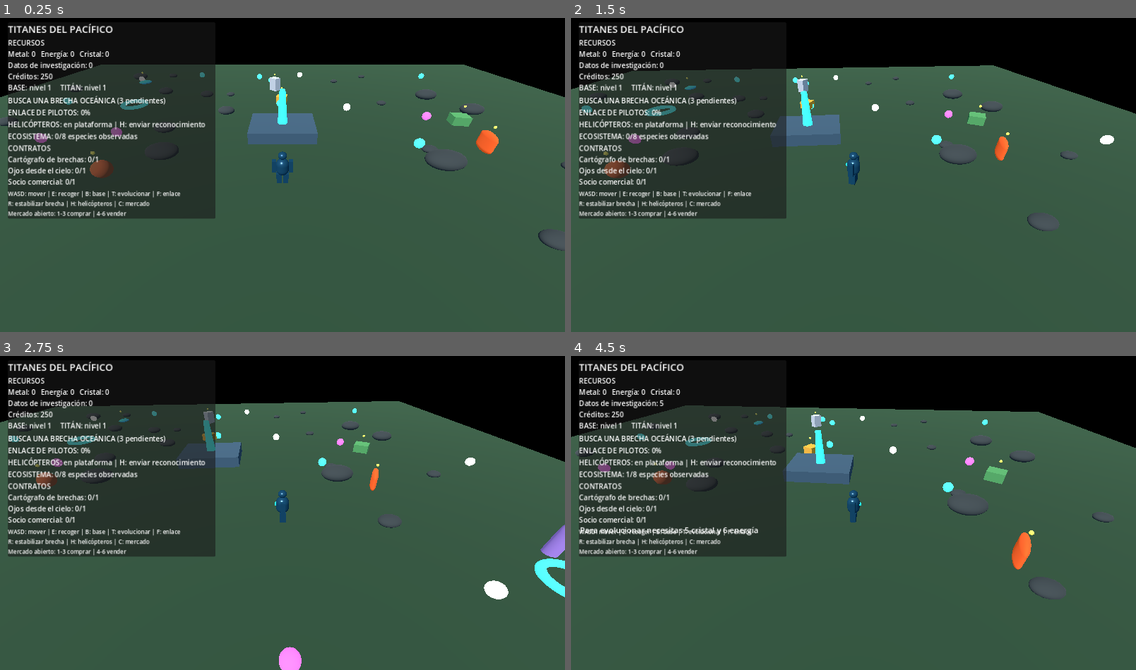
Above: before the commit, frames 1-4 (two rows, left to right).
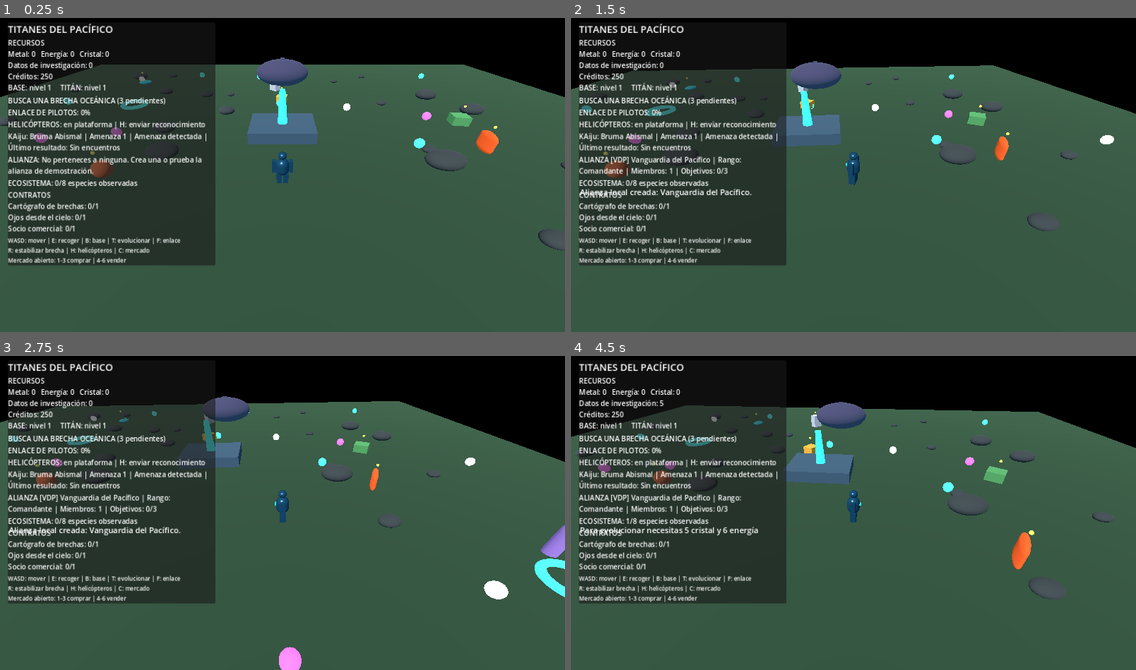
Above: after the commit, the same moments.

Repository: edwjacpinros2012-dev/Titanes-del-Pac-fico-
Game: Godot game, scene res://scenes/main.tscn
Two runs of this game, one before a commit and one after it. Both use one fixed random seed, a clock stepped at 60 frames per second and the inputs below.
Inputs:
- Up to frame 1 (0.25 s): no input
- Up to frame 2 (1.5 s): hold D (move_right) 0.53-1.28 s; hold P (alliance_create, bound only after the commit) 0.53-1.28 s; tap K (alliance_join, bound only after the commit) at 0.8, 1.35 s; hold S (move_back) from 1.28 s (still down)
- Up to frame 3 (2.75 s): tap J (kaiju_engage, bound only after the commit) at 1.55 s; release S (move_back) at 2.03 s; hold D (move_right) from 2.03 s (still down); hold J (kaiju_engage, bound only after the commit) from 2.03 s (still down); tap G (kaiju_retreat, bound only after the commit) at 2.3 s
- Up to frame 4 (4.5 s): release D (move_right) at 2.78 s; release J (kaiju_engage, bound only after the commit) at 2.78 s; hold W (move_forward) 2.78-3.53 s; tap G (kaiju_retreat, bound only after the commit) at 2.85 s; tap P (alliance_create, bound only after the commit) at 3.05 s; hold E (collect) 3.53-4.28 s; hold A (move_left) from 3.53 s (still down); tap K (alliance_join, bound only after the commit) at 3.8 s; tap F5 (save_profile, bound only after the commit) at 4.15 s; tap T (evolve_titan) at 4.35 s

The runs differ from the first frame. In frame 1, 8.6% of the frame differs, in the area x 1-55%, y 12-79%; in frame 2, 8.8%, in the area x 1-48%, y 13-79%; in frame 3, 8.6%; in frame 4, 8.6%.
Error after the commit: Invalid call. Nonexistent function 'load_profile' in base 'Node (SaveManager)'. (res://scripts/main.gd:545)

Commit message:
Connect Kaiju battles, campaign progression, alliances and local profile saving

Diff:
--- a/scripts/main.gd
+++ b/scripts/main.gd
@@ -15,6 +15,11 @@
 var contract_manager: ContractManager
 var helicopter_manager: HelicopterScoutManager
 var creature_manager: CreatureEcosystemManager
+var kaiju_war: KaijuWarManager
+var campaign: CampaignManager
+var alliance_manager: AllianceManager
+var kaiju_label: Label
+var alliance_label: Label
 var contracts_label: Label
 var helicopter_label: Label
 var creature_label: Label
@@ -33,6 +38,7 @@
 	_create_player()
 	_create_gameplay_systems()
 	_create_hud()
+	_load_local_profile()
 	_spawn_resources()
 	_update_hud()
 
@@ -57,6 +63,10 @@
 		creature_label.text = creature_manager.get_status_text()
 	if market_label and market_open and trade_manager:
 		market_label.text = trade_manager.get_market_text()
+	if kaiju_label and kaiju_war:
+		kaiju_label.text = kaiju_war.get_status_text()
+	if alliance_label and alliance_manager:
+		alliance_label.text = alliance_manager.get_summary()
 
 func _physics_process(_delta: float) -> void:
 	# El movimiento ahora pertenece al controlador del Titán Alfa.
@@ -74,6 +84,18 @@
 		if market_label:
 			market_label.visible = market_open
 		_show_status("Canal comercial abierto." if market_open else "Canal comercial cerrado.")
+	if event.is_action_pressed("kaiju_engage") and kaiju_war:
+		kaiju_war.resolve_battle("engage")
+	if event.is_action_pressed("kaiju_retreat") and kaiju_war:
+		kaiju_war.resolve_battle("retreat")
+	if event.is_action_pressed("alliance_join") and alliance_manager:
+		if alliance_manager.join_demo_alliance():
+			_show_status("Te has unido a Guardianes del Abismo. Alianza de demostración local.")
+	if event.is_action_pressed("alliance_create") and alliance_manager:
+		if alliance_manager.create_alliance("Vanguardia del Pacífico", "VDP"):
+			_show_status("Alianza local creada: Vanguardia del Pacífico.")
+	if event.is_action_pressed("save_profile"):
+		_save_local_profile()
 	if event.is_action_pressed("scout_helicopters"):
 		if helicopter_manager and player:
 			if helicopter_manager.dispatch_scout(player.global_position):
@@ -99,6 +121,11 @@
 	_add_key("stabilize_rift", KEY_R)
 	_add_key("market_toggle", KEY_C)
 	_add_key("scout_helicopters", KEY_H)
+	_add_key("kaiju_engage", KEY_J)
+	_add_key("kaiju_retreat", KEY_G)
+	_add_key("alliance_join", KEY_K)
+	_add_key("alliance_create", KEY_P)
+	_add_key("save_profile", KEY_F5)
 	_add_key("market_buy_metal", KEY_1)
 	_add_key("market_buy_energy", KEY_2)
 	_add_key("market_buy_crystal", KEY_3)
@@ -201,7 +228,26 @@
 	creature_manager.set_player_target(player)
 	creature_manager.creature_observed.connect(_on_creature_observed)
 
+	kaiju_war = KaijuWarManager.new()
+	kaiju_war.name = "KaijuWarManager"
+	add_child(kaiju_war)
+	kaiju_war.set_player_target(player)
+	kaiju_war.battle_resolved.connect(_on_kaiju_battle_resolved)
+
+	campaign = CampaignManager.new()
+	campaign.name = "CampaignManager"
+	add_child(campaign)
+	campaign.chapter_changed.connect(_on_campaign_chapter_changed)
+
+	alliance_manager = AllianceManager.new()
+	alliance_manager.name = "AllianceManager"
+	add_child(alliance_manager)
+	alliance_manager.alliance_changed.connect(_on_alliance_changed)
+	alliance_manager.message_added.connect(_on_alliance_message)
+
 func _on_creature_observed(display_name: String, research_reward: int) -> void:
+	if alliance_manager:
+		alliance_manager.register_objective("research")
 	research_data += research_reward
 	_update_hud()
 	_show_status("Nueva especie registrada: " + display_name + " | +" + str(research_reward) + " datos de investigación.")
@@ -227,6 +273,8 @@
 			resources[resource_id] = int(resources.get(resource_id, 0)) + int(reward[resource_id])
 	var discovered := creature_manager.reveal_nearby(scan_center, 30.0) if creature_manager else 0
 	contract_manager.register_action("scout")
+	if alliance_manager:
+		alliance_manager.register_objective("scout")
 	_update_hud()
 	_show_status("Reconocimiento completado: %d especies detectadas y materiales recuperados." % discovered)
 
@@ -239,6 +287,10 @@
 		else:
 			resources[reward_id] = int(resources.get(reward_id, 0)) + int(reward[reward_id])
 	_update_hud()
+	if campaign:
+		campaign.add_experience(2)
+		if kaiju_war:
+			kaiju_war.set_progression(campaign.player_level, campaign.jaeger_generation)
 	_show_status("Contrato completado: " + title + " | recompensa recibida.")
 
 func _on_trade_completed(_good_id: String, _direction: String, _quantity: int) -> void:
@@ -387,6 +439,12 @@
 	column.add_child(sync_label)
 	helicopter_label = Label.new()
 	column.add_child(helicopter_label)
+	kaiju_label = Label.new()
+	kaiju_label.autowrap_mode = TextServer.AUTOWRAP_WORD_SMART
+	column.add_child(kaiju_label)
+	alliance_label = Label.new()
+	alliance_label.autowrap_mode = TextServer.AUTOWRAP_WORD_SMART
+	column.add_child(alliance_label)
 	creature_label = Label.new()
 	column.add_child(creature_label)
 	contracts_label = Label.new()
@@ -422,3 +480,89 @@
 		material.emission = color
 		material.emission_energy_multiplier = 1.5
 	return material
+
+func _on_kaiju_battle_resolved(outcome: String, rewards: Dictionary, consequences: Dictionary) -> void:
+	for key in rewards.keys():
+		if key == "credits":
+			trade_manager.add_credits(int(rewards[key]))
+		elif key == "research_data":
+			research_data += int(rewards[key])
+		else:
+			resources[key] = int(resources.get(key, 0)) + int(rewards[key])
+	var repair_cost := int(consequences.get("repair", 0))
+	var supply_loss := int(consequences.get("supply_loss", 0))
+	if repair_cost > 0:
+		resources["metal"] = maxi(0, int(resources["metal"]) - repair_cost)
+	if supply_loss > 0:
+		resources["energia"] = maxi(0, int(resources["energia"]) - supply_loss)
+	if outcome == "victory":
+		if campaign:
+			campaign.add_experience(3)
+		if alliance_manager:
+			alliance_manager.register_objective("defense")
+		_show_status("¡VICTORIA! Kaiju repelido. Recompensas añadidas.")
+	elif outcome == "partial_success":
+		if campaign:
+			campaign.add_experience(1)
+		_show_status("ÉXITO PARCIAL. El Kaiju se retira, pero tu Jaeger necesita reparación.")
+	elif outcome == "retreat":
+		_show_status("RETIRADA TÁCTICA. Conservas tu progreso; el sector sigue bajo amenaza.")
+	else:
+		_show_status("DERROTA. El Kaiju sigue activo. Has perdido suministros y debes reparar el Jaeger.")
+	if campaign and kaiju_war:
+		kaiju_war.set_progression(campaign.player_level, campaign.jaeger_generation)
+	_update_hud()
+	_save_local_profile()
+
+func _on_campaign_chapter_changed(chapter_name: String, level: int) -> void:
+	if kaiju_war and campaign:
+		kaiju_war.set_progression(level, campaign.jaeger_generation)
+	_show_status("Nueva etapa de guerra: " + chapter_name)
+
+func _on_alliance_changed(_summary: String) -> void:
+	_update_hud()
+
+func _on_alliance_message(message: String) -> void:
+	_show_status(message)
+
+func _save_local_profile() -> void:
+	var snapshot := {
+		"version": 1,
+		"resources": resources,
+		"credits": trade_manager.credits if trade_manager else 250,
+		"research_data": research_data,
+		"base_level": base_level,
+		"titan_level": titan_level,
+		"campaign_level": campaign.player_level if campaign else 1,
+		"jaeger_generation": campaign.jaeger_generation if campaign else 1,
+		"alliance_name": alliance_manager.alliance_name if alliance_manager else "",
+		"alliance_tag": alliance_manager.alliance_tag if alliance_manager else "",
+		"alliance_rank": alliance_manager.rank if alliance_manager else "Sin alianza"
+	}
+	SaveSystem.save_profile(snapshot)
+
+func _load_local_profile() -> void:
+	var snapshot: Dictionary = SaveSystem.load_profile()
+	if snapshot.is_empty():
+		return
+	resources = snapshot.get("resources", resources)
+	base_level = int(snapshot.get("base_level", base_level))
+	titan_level = int(snapshot.get("titan_level", titan_level))
+	research_data = int(snapshot.get("research_data", research_data))
+	if trade_manager:
+		trade_manager.credits = int(snapshot.get("credits", trade_manager.credits))
+	if campaign:
+		campaign.player_level = int(snapshot.get("campaign_level", 1))
+		campaign.jaeger_generation = int(snapshot.get("jaeger_generation", 1))
+	if kaiju_war and campaign:
+		kaiju_war.set_progression(campaign.player_level, campaign.jaeger_generation)
+	if alliance_manager and str(snapshot.get("alliance_name", "")) != "":
+		alliance_manager.alliance_name = str(snapshot["alliance_name"])
+		alliance_manager.alliance_tag = str(snapshot.get("alliance_tag", ""))
+		alliance_manager.rank = str(snapshot.get("alliance_rank", "Recluta"))
+		alliance_manager.members = [{"name":"Tú","rank":alliance_manager.rank,"contribution":0}]
+	_update_hud()
+
+func _notification(what: int) -> void:
+	if what == NOTIFICATION_WM_CLOSE_REQUEST or what == NOTIFICATION_PREDELETE:
+		_save_local_profile()
